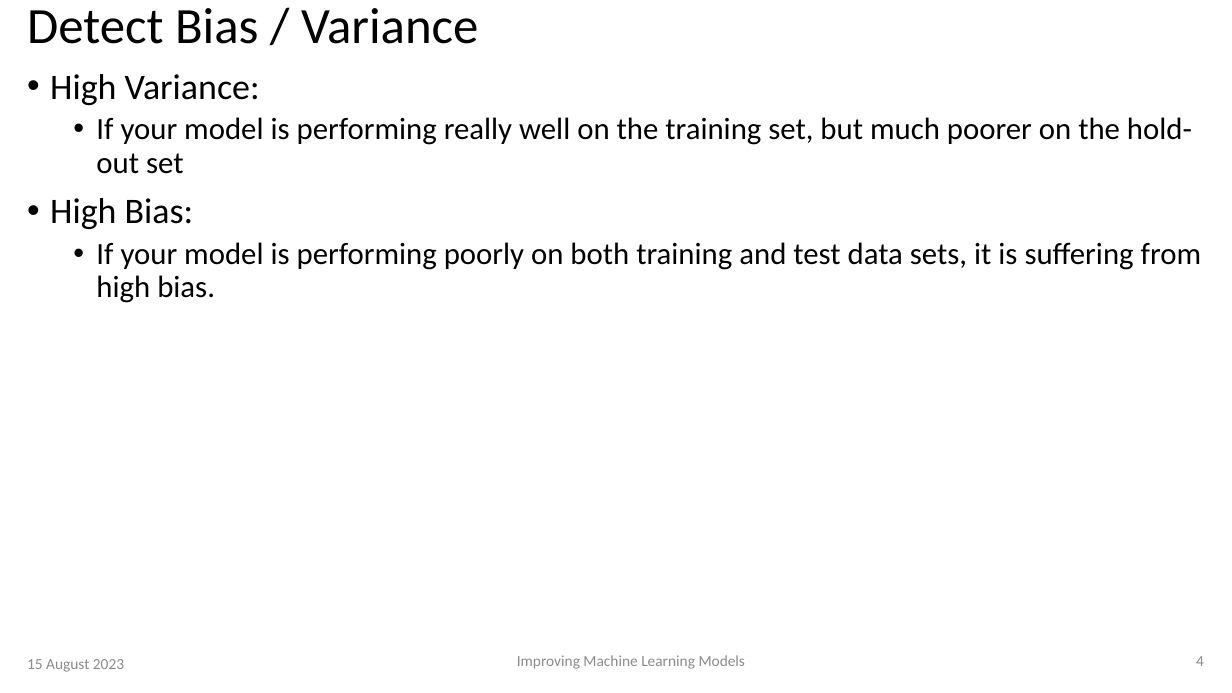
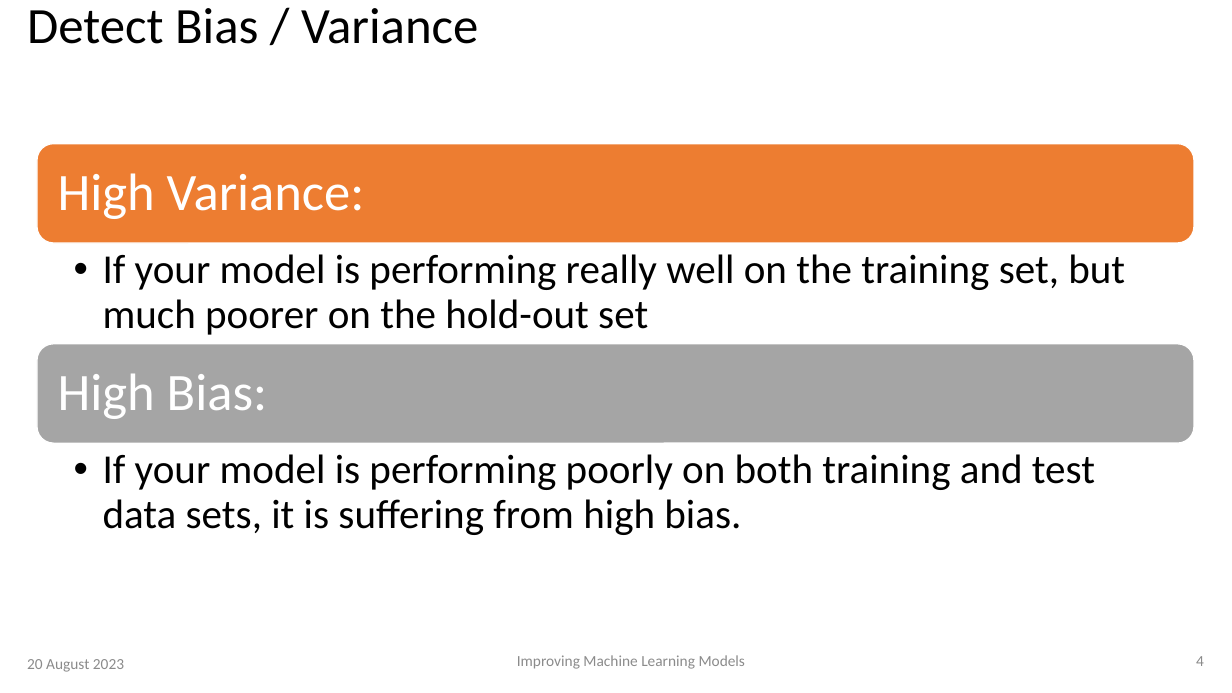
Before and after one commit to atingupta2005/python-ml-aug-23, a slide deck: slide 4 of Presentations/19-Improving Machine Learning Models.pptx. Drawn at 1232x693 pixels with LibreOffice and Linux fonts; fonts in the diff are those of the drawing. Boxes give left, top, right and bottom in pixels: in the first picture for what was removed or moved away, otherwise in the second. Text is boxed around its words. In the diff, an @@ line names an element or a change of style, - is before the commit and + after.

```diff
--- a/Presentations/19-Improving Machine Learning Models.pptx
+++ b/Presentations/19-Improving Machine Learning Models.pptx
@@ text at (50,74,260,105): paragraph removed @@
-• High Variance:
@@ text at (50,198,1201,303): paragraphs removed @@
-• High Bias:
-  • If your model is performing poorly on both training and test data sets, it is suffering from high bias.
@@ text "If your model is performing ...": place and size @@
-text "If your model is performing ..." at (50,74,1201,303)
+text "If your model is performing ..." at (103,254,1125,335)
@@ text "If your model is performing ..." at (103,254,1125,335): size 24 to 32 pt; indent changed; more space between paragraphs @@
@@ group added at (37,143,1194,535): 3 texts, 2 rounded rectangles @@
+High Variance:
+High Bias:
+  • If your model is performing poorly on both training and test data sets, it is suffering from high bias.
@@ text at (27,659,124,672): text changed @@
-15 August 2023
+20 August 2023
```
Also in this commit, not shown: 5 other slides changed, 9 other files.
